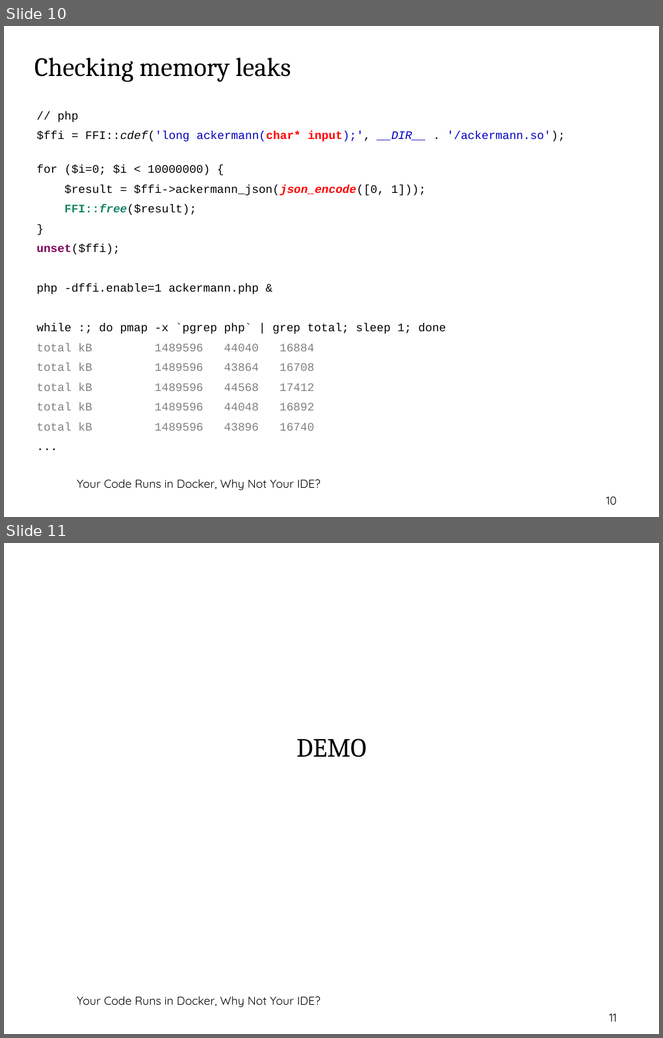
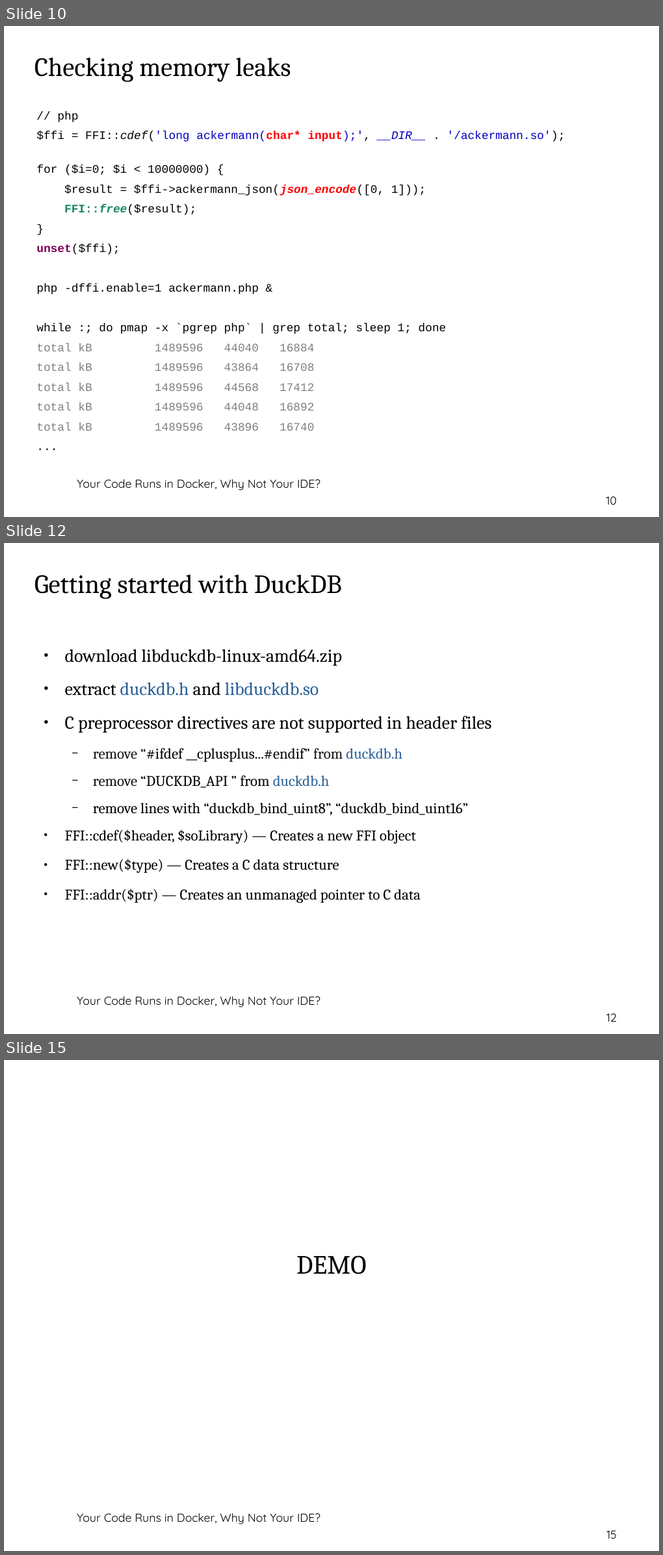
Before and after one commit to thomasbley/php-go-integration, a slide deck: getting_started_with_php_ffi.odp. Shown one above the other, each under a label of ours: slides 10 and 11 before the commit, slides 10, 12 and 15 after it; the slides between them are not shown. The pictures are 663x1038 and 663x1555 pixels, drawn with LibreOffice and Linux fonts; fonts in the diff are those of the drawing; background and template pictures are left out. Boxes give left, top, right and bottom in pixels: in the first picture for what was removed or moved away, otherwise in the second. Text is boxed around its words. In the diff, an @@ line names an element or a change of style, - is before the commit and + after.

```diff
--- a/getting_started_with_php_ffi.odp
+++ b/getting_started_with_php_ffi.odp
@@ slide 12 added at (x1=4, y1=543, x2=659, y2=1034), background picture (left out); not listed: 1 template element that a slide beside it also shows @@
@@ title added at (x1=35, y1=574, x2=342, y2=599), 32 pt, text #000000 @@
+Getting started with DuckDB
@@ text added at (x1=65, y1=649, x2=492, y2=903), 18 pt, text #000000 @@
+● download libduckdb-linux-amd64.zip
+● extract duckdb.h and libduckdb.so
+● C preprocessor directives are not supported in header files
+  − remove “#ifdef __cplusplus...#endif” from duckdb.h
+  − remove “DUCKDB_API ” from duckdb.h
+  − remove lines with “duckdb_bind_uint8”, “duckdb_bind_uint16”
+● FFI::cdef($header, $soLibrary) — Creates a new FFI object
+● FFI::new($type) — Creates a C data structure
+● FFI::addr($ptr) — Creates an unmanaged pointer to C data
@@ page number added at (x1=607, y1=1014, x2=617, y2=1022), 14 pt, text #000000 @@
+12
@@ what was slide 11 is now slide 15 @@
@@ page number at (x1=607, y1=1531, x2=617, y2=1539): text changed @@
-11
+15
```
Also in this commit, not shown: 3 slides changed, 3 other slides added, 1 other file.
